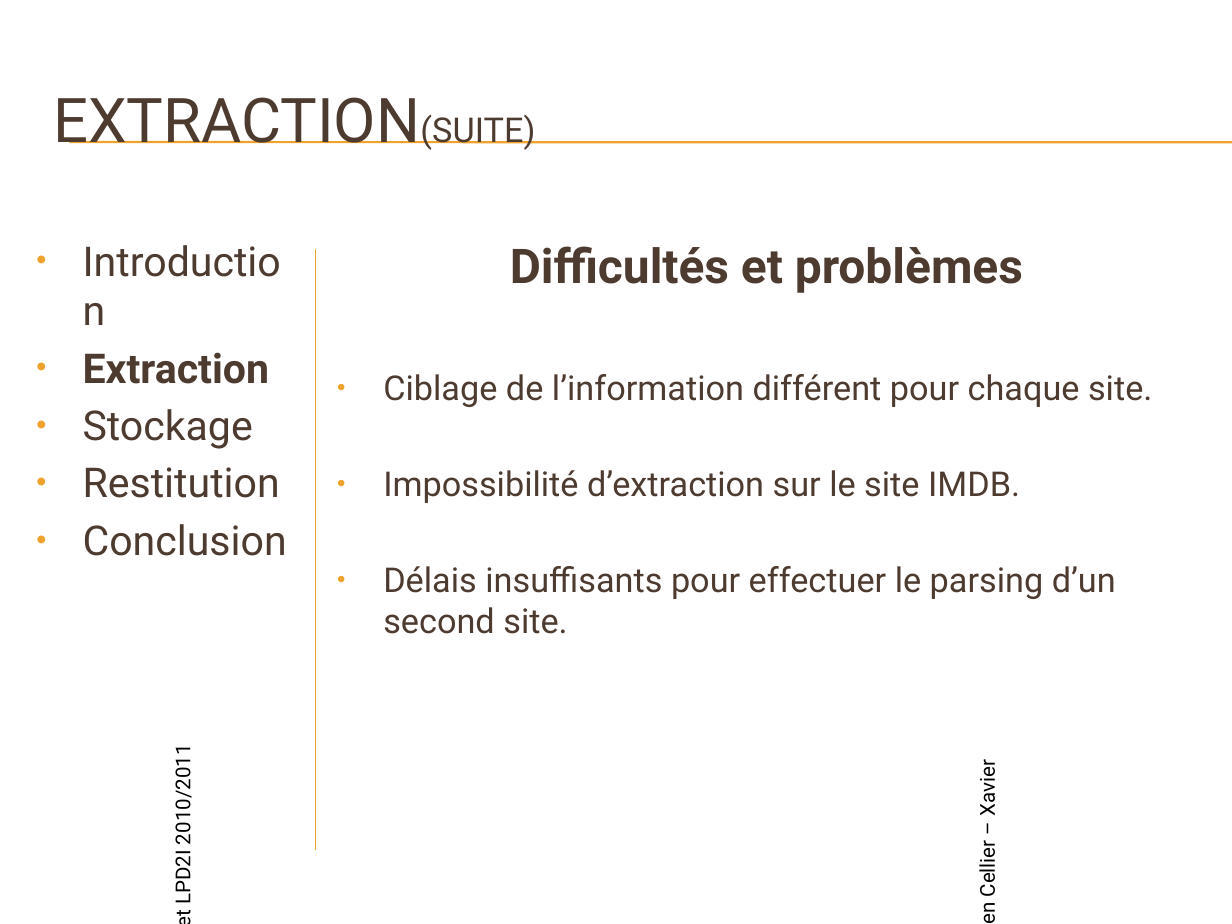
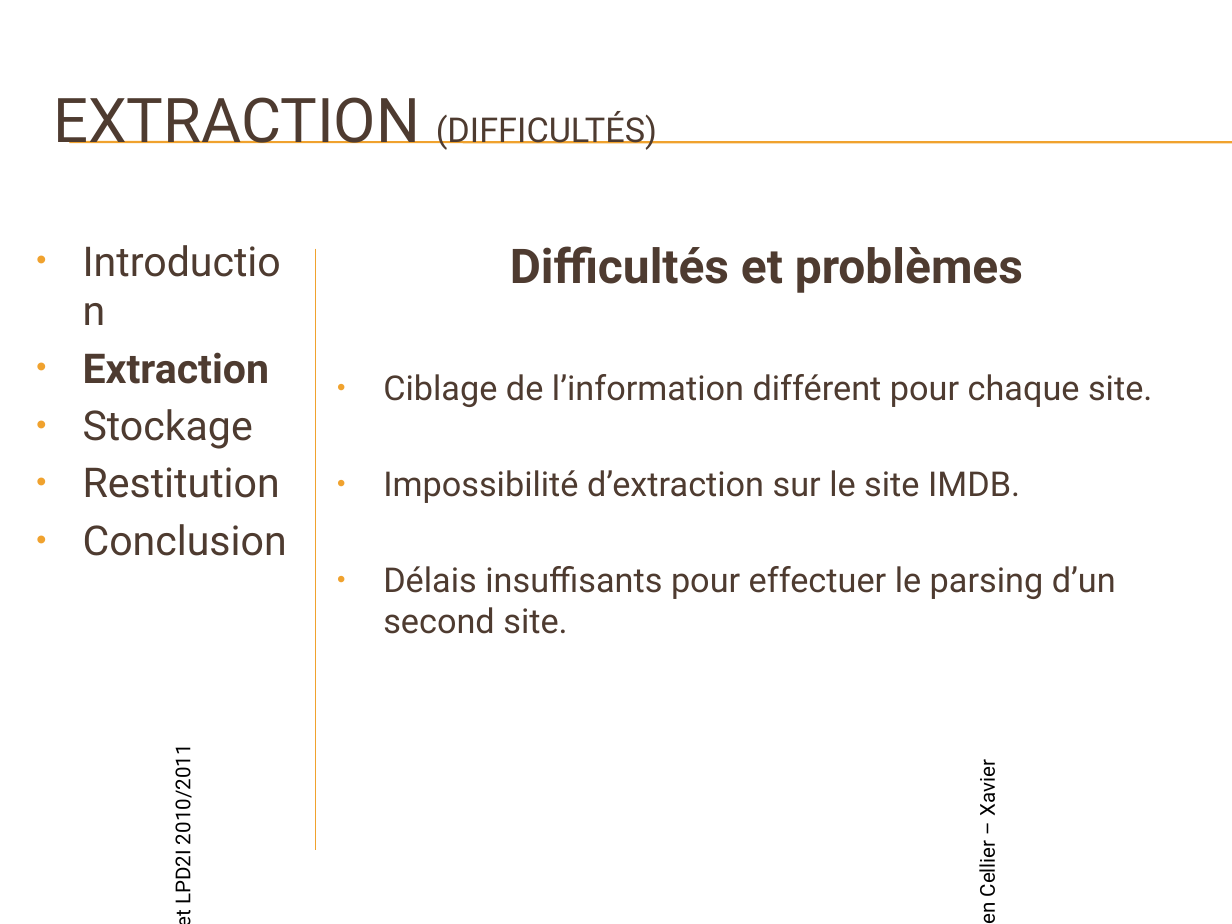
Before and after one commit to xqvier/projettuteurexml, a slide deck: slide 8 of pwp soutenance.pptx (slide 6 before the commit). Drawn at 1232x924 pixels with LibreOffice and Linux fonts; fonts in the diff are those of the drawing; background and template pictures are left out. Boxes give left, top, right and bottom in pixels: in the first picture for what was removed or moved away, otherwise in the second. Text is boxed around its words. In the diff, an @@ line names an element or a change of style, - is before the commit and + after.

```diff
--- a/pwp soutenance.pptx
+++ b/pwp soutenance.pptx
@@ title at (53,97,657,150): text changed; size 36 to 20 pt @@
-EXTRACTION(SUITE)
+EXTRACTION (DIFFICULTÉS)
```
Also in this commit, not shown: 5 other slides changed, 4 slides added, 4 other files.
